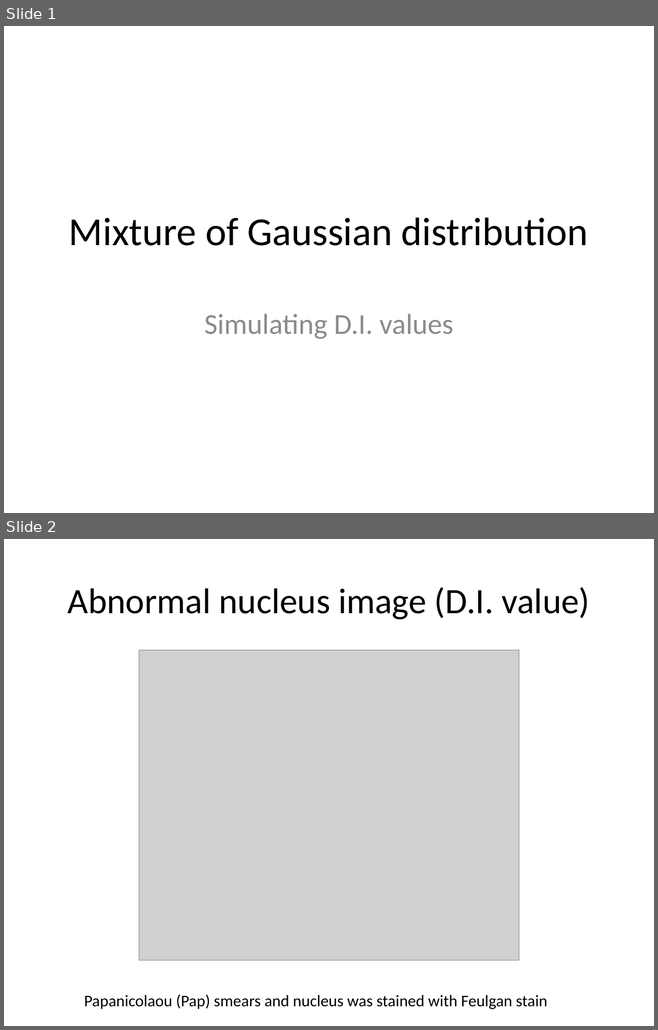
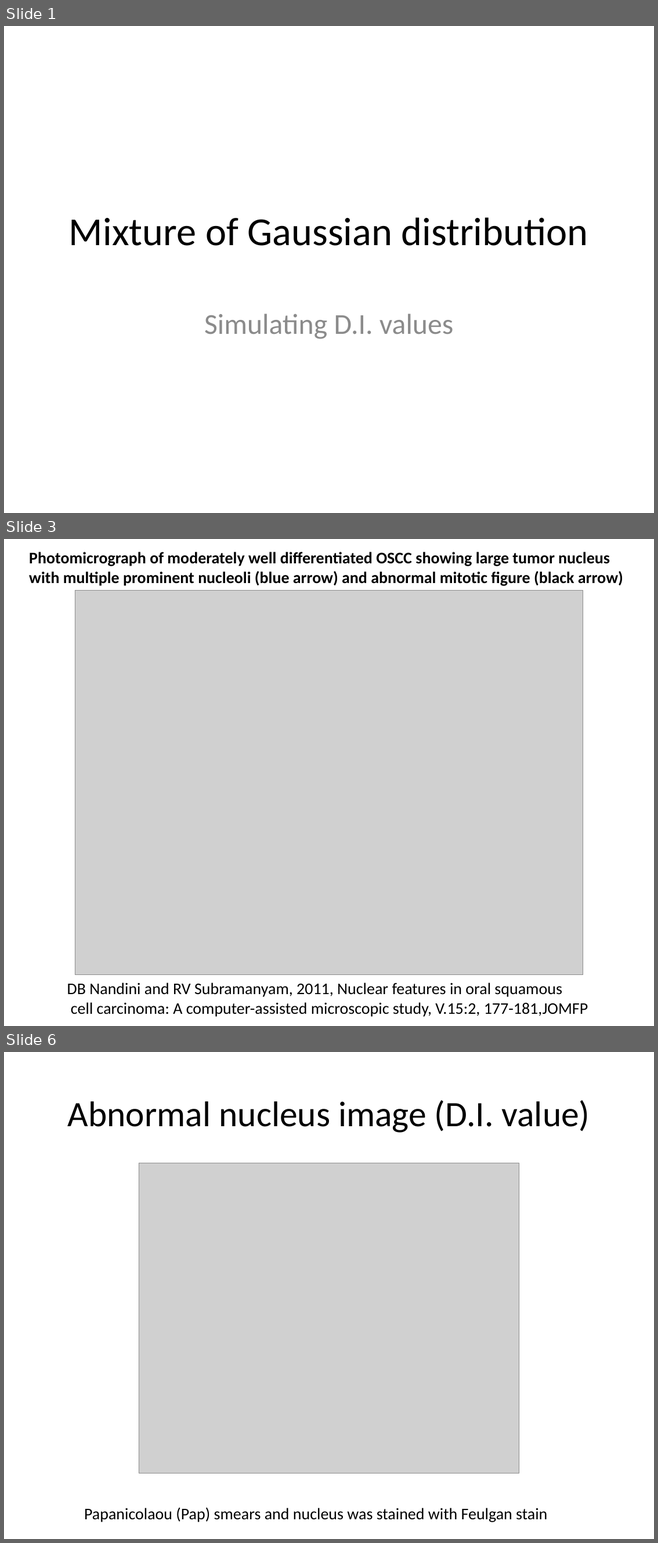
Before and after one commit to 2waybene/mixturemodel, a slide deck: firstDraft/oscc_project_v1.pptx. Shown one above the other, each under a label of ours: slides 1 and 2 before the commit, slides 1, 3 and 6 after it; the slides between them are not shown. The pictures are 658x1030 and 658x1543 pixels, drawn with LibreOffice and Linux fonts; fonts in the diff are those of the drawing; grey boxes stand for pictures. Boxes give left, top, right and bottom in pixels: in the first picture for what was removed or moved away, otherwise in the second. Text is boxed around its words. In the diff, an @@ line names an element or a change of style, - is before the commit and + after.

```diff
--- a/firstDraft/oscc_project_v1.pptx
+++ b/firstDraft/oscc_project_v1.pptx
@@ slide 3 added at [4, 539, 654, 1026], background #FFFFFF @@
@@ text added at [29, 552, 623, 586], 18 pt, text #000000, bold @@
+Photomicrograph of moderately well differentiated OSCC showing large tumor nucleus
+with multiple prominent nucleoli (blue arrow) and abnormal mitotic figure (black arrow)
@@ picture added at [75, 590, 582, 975] @@
@@ text added at [67, 983, 587, 1017], 18 pt, text #000000 @@
+DB Nandini and RV Subramanyam, 2011, Nuclear features in oral squamous
+cell carcinoma: A computer-assisted microscopic study, V.15:2, 177-181,JOMFP
@@ what was slide 2 is now slide 6 @@
```
Also in this commit, not shown: 1 slide changed, 7 other slides added, 4 other files.
